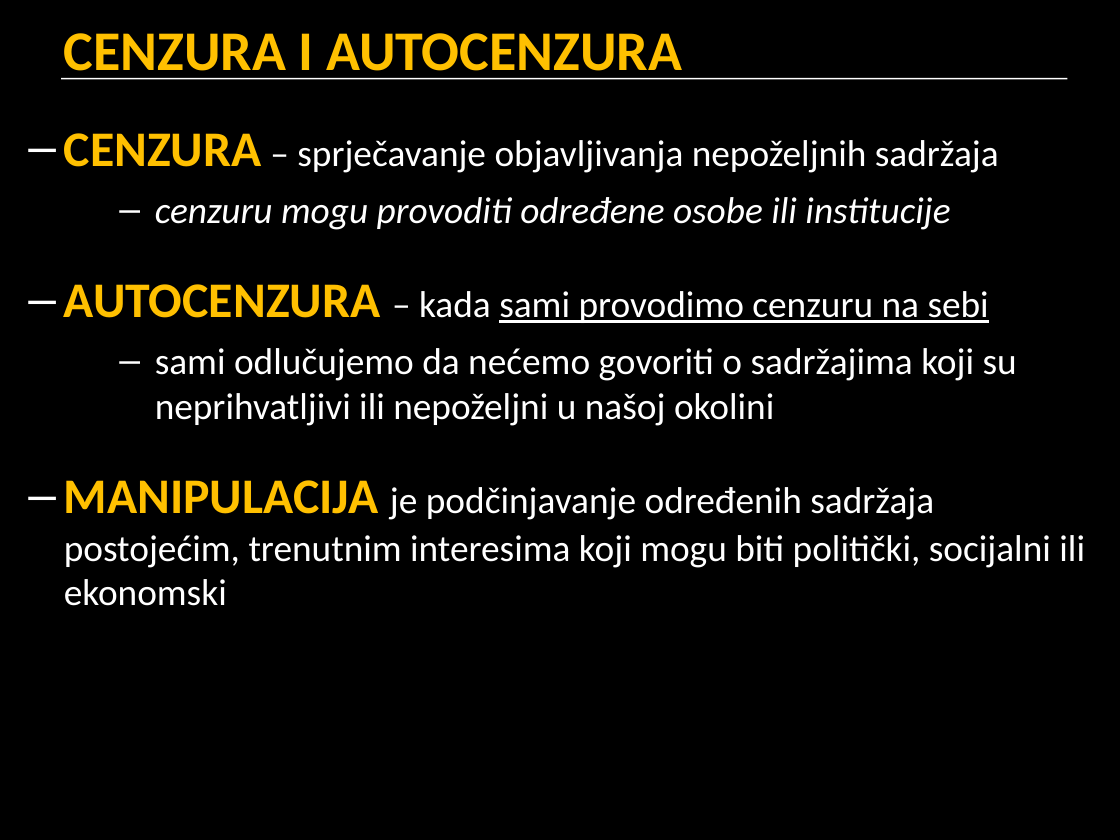
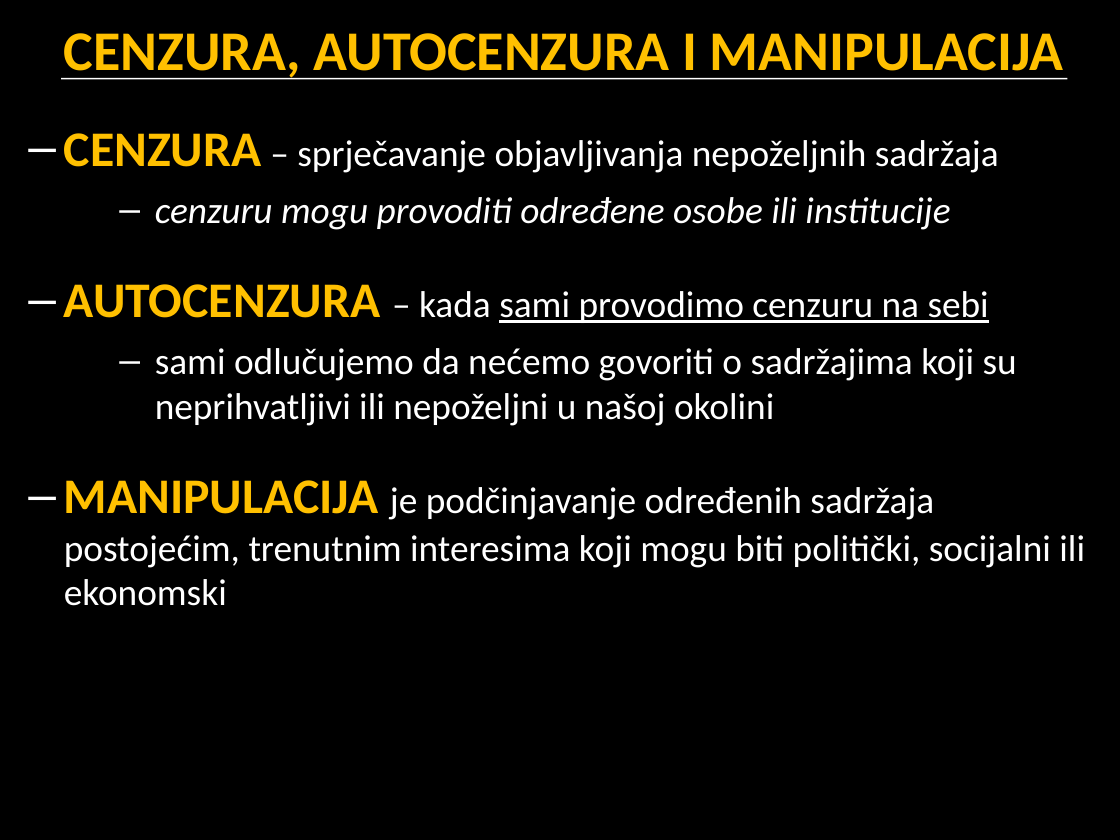
Before and after one commit to cornx/print, a slide deck: slide 32 of data/prezentacije/politika/001_pojam_politike.pptx (slide 31 before the commit). Drawn at 1120x840 pixels with LibreOffice and Linux fonts; fonts in the diff are those of the drawing. Boxes give left, top, right and bottom in pixels: in the first picture for what was removed or moved away, otherwise in the second. Text is boxed around its words. In the diff, an @@ line names an element or a change of style, - is before the commit and + after.

```diff
--- a/data/prezentacije/politika/001_pojam_politike.pptx
+++ b/data/prezentacije/politika/001_pojam_politike.pptx
@@ title at [64, 33, 1063, 80]: text changed @@
-CENZURA I AUTOCENZURA
+CENZURA, AUTOCENZURA I MANIPULACIJA
```
Also in this commit, not shown: 10 other slides changed, 1 slide added, 1 other file.
